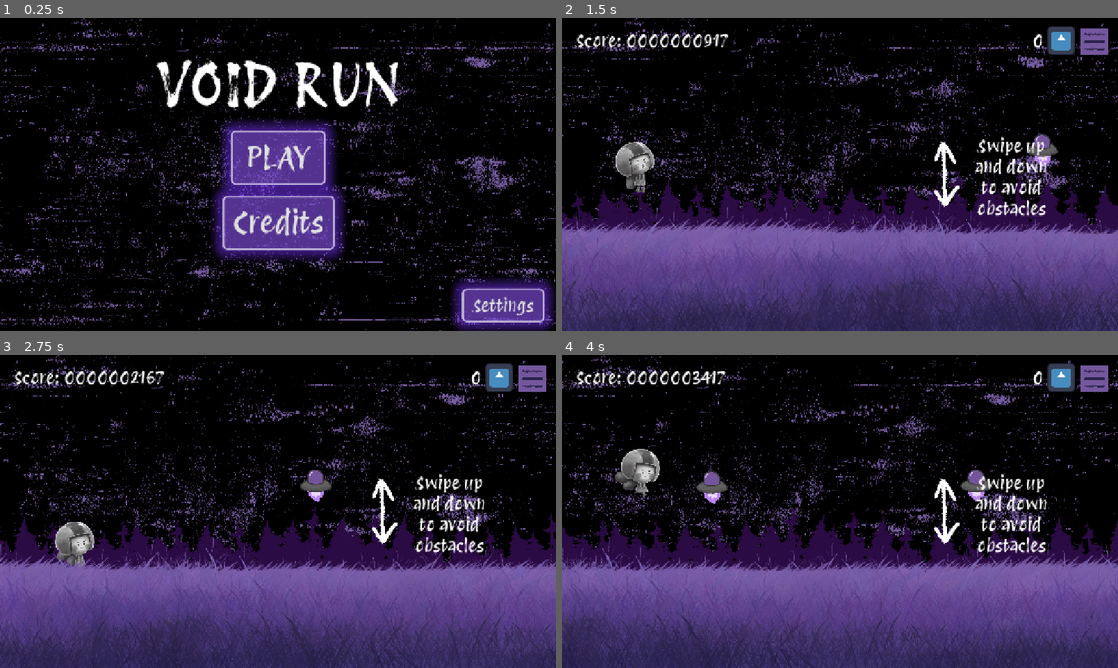
Above: before the commit, frames 1-4 (two rows, left to right).
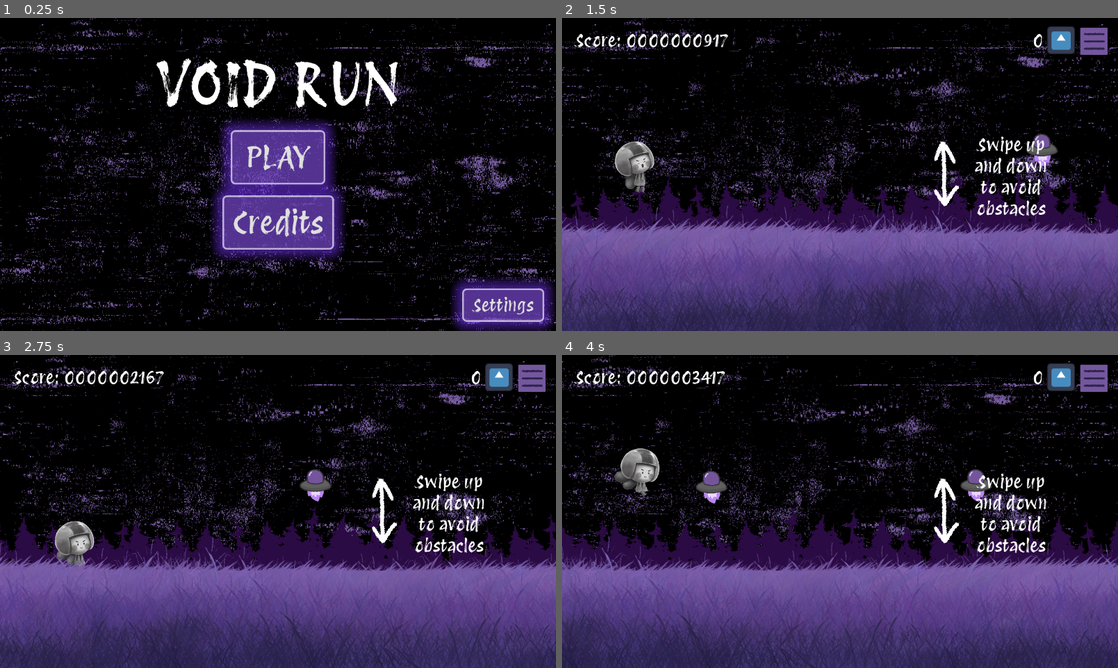
Above: after the commit, the same moments.

Repository: KeyraWebb/mobile-game-small-2025
Game: Godot game, scene res://Scenes/main_menu.tscn
Same seed, same stepped clock (60 frames per second), same inputs: the game is played once before the commit and once after it. The engine's default icon, where the game draws it, is replaced by a stand-in: a white triangle on a blue panel in a dark square.
Inputs (mouse positions are in pixels of both pictures, inside the frame that each line leads up to):
- Up to frame 1 (0.25 s): no input
- Up to frame 2 (1.5 s): click "PLAY" at 0.5 s; move the mouse to (962, 158) at 1.27 s; press the mouse at (962, 158) at 1.28 s; hold W (Up) from 1.28 s (still down)
- Up to frame 3 (2.75 s): keep holding W (Up); move the mouse to (166, 527) at 2.02 s; release the mouse at (166, 527) at 2.03 s; click (166, 527) at 2.1 s
- Up to frame 4 (4 s): move the mouse to (895, 442) at 2.77 s; release W (Up) at 2.78 s; press the mouse at (895, 442) at 2.78 s; hold S (Down) 2.78-3.53 s; move the mouse to (812, 574) at 3.52 s; release the mouse at (812, 574) at 3.53 s; hold W (Up) from 3.53 s (still down); click (812, 574) at 3.6 s

The runs differ from the first frame. In frame 1, 11% of the frame differs, in the area x 0-100%, y 0-100%; in frame 2, 9.1%; in frame 3, 9.0%; in frame 4, 9.3%.

Commit message:
refactor(game): change parallaxbackground into parallax2d for better size handling

Diff:
--- a/infinite-runner/Scenes/game.tscn
+++ b/infinite-runner/Scenes/game.tscn
@@ -32,32 +32,32 @@
 [node name="Game" type="Node2D"]
 script = ExtResource("1_1phco")
 
-[node name="Background" type="ParallaxBackground" parent="."]
-follow_viewport_scale = 0.0
+[node name="Parallax2D" type="Node2D" parent="."]
 
-[node name="Sky" type="ParallaxLayer" parent="Background"]
-motion_scale = Vector2(0.1, 0.1)
-motion_mirroring = Vector2(1280, 0)
+[node name="Sky" type="Parallax2D" parent="Parallax2D"]
+scroll_scale = Vector2(0.1, 0.1)
+repeat_size = Vector2(1280, 0)
+repeat_times = 3
 
-[node name="Sprite2D" type="Sprite2D" parent="Background/Sky"]
+[node name="Sprite2D" type="Sprite2D" parent="Parallax2D/Sky"]
 texture = ExtResource("1_6t2ij")
 centered = false
 
-[node name="Trees" type="ParallaxLayer" parent="Background"]
-motion_scale = Vector2(0.5, 0.5)
-motion_mirroring = Vector2(1280, 0)
+[node name="Trees" type="Parallax2D" parent="Parallax2D"]
+scroll_scale = Vector2(0.5, 0.5)
+repeat_size = Vector2(1280, 0)
+repeat_times = 3
 
-[node name="Sprite2D" type="Sprite2D" parent="Background/Trees"]
+[node name="Sprite2D" type="Sprite2D" parent="Parallax2D/Trees"]
 texture = ExtResource("2_14ffb")
 centered = false
 
-[node name="Foreground" type="ParallaxBackground" parent="."]
-layer = 50
+[node name="Parallax2D" type="Parallax2D" parent="Parallax2D"]
+z_index = 100
+repeat_size = Vector2(1500, 0)
+repeat_times = 3
 
-[node name="Grass" type="ParallaxLayer" parent="Foreground"]
-motion_mirroring = Vector2(1500, 0)
-
-[node name="Sprite2D" type="Sprite2D" parent="Foreground/Grass"]
+[node name="Sprite2D" type="Sprite2D" parent="Parallax2D/Parallax2D"]
 texture = ExtResource("3_6yeml")
 centered = false
 
--- a/infinite-runner/project.godot
+++ b/infinite-runner/project.godot
@@ -24,7 +24,7 @@
 
 window/size/viewport_width=1280
 window/size/viewport_height=720
-window/stretch/mode="canvas_items"
+window/stretch/mode="viewport"
 window/stretch/aspect="expand"
 
 [dotnet]
Not shown: 1 places in infinite-runner/Scenes/game.tscn that only renumber resources
